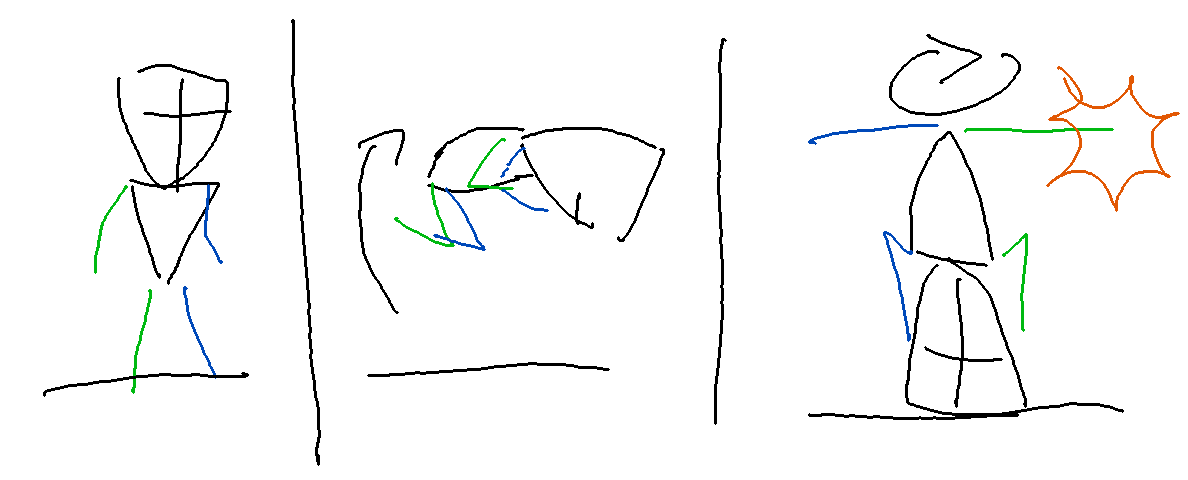
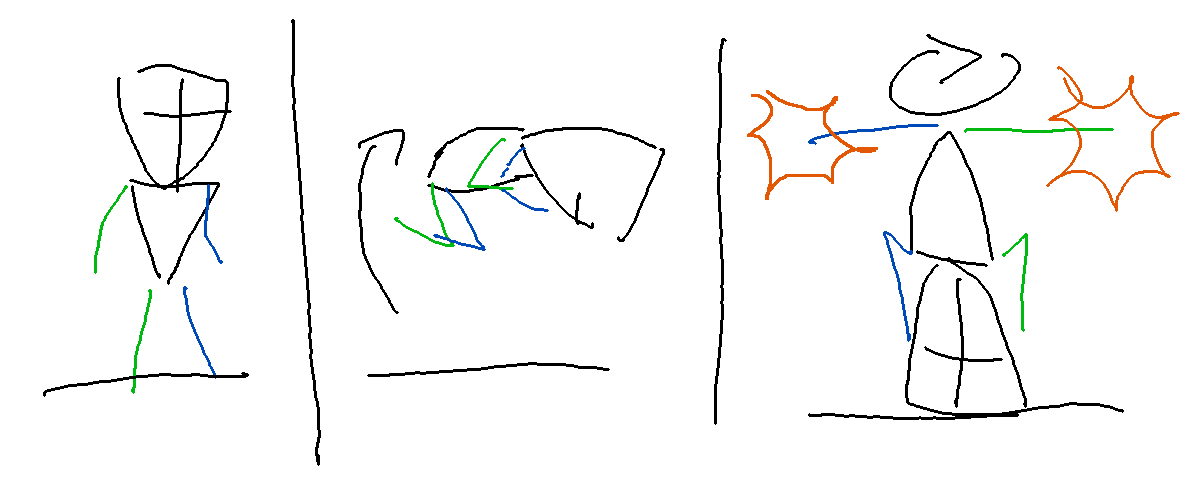
Two versions of the same layered image (w=1188, h=480). Layer-by-layer changes:
painted on "Livello" over [747, 90, 878, 200]
